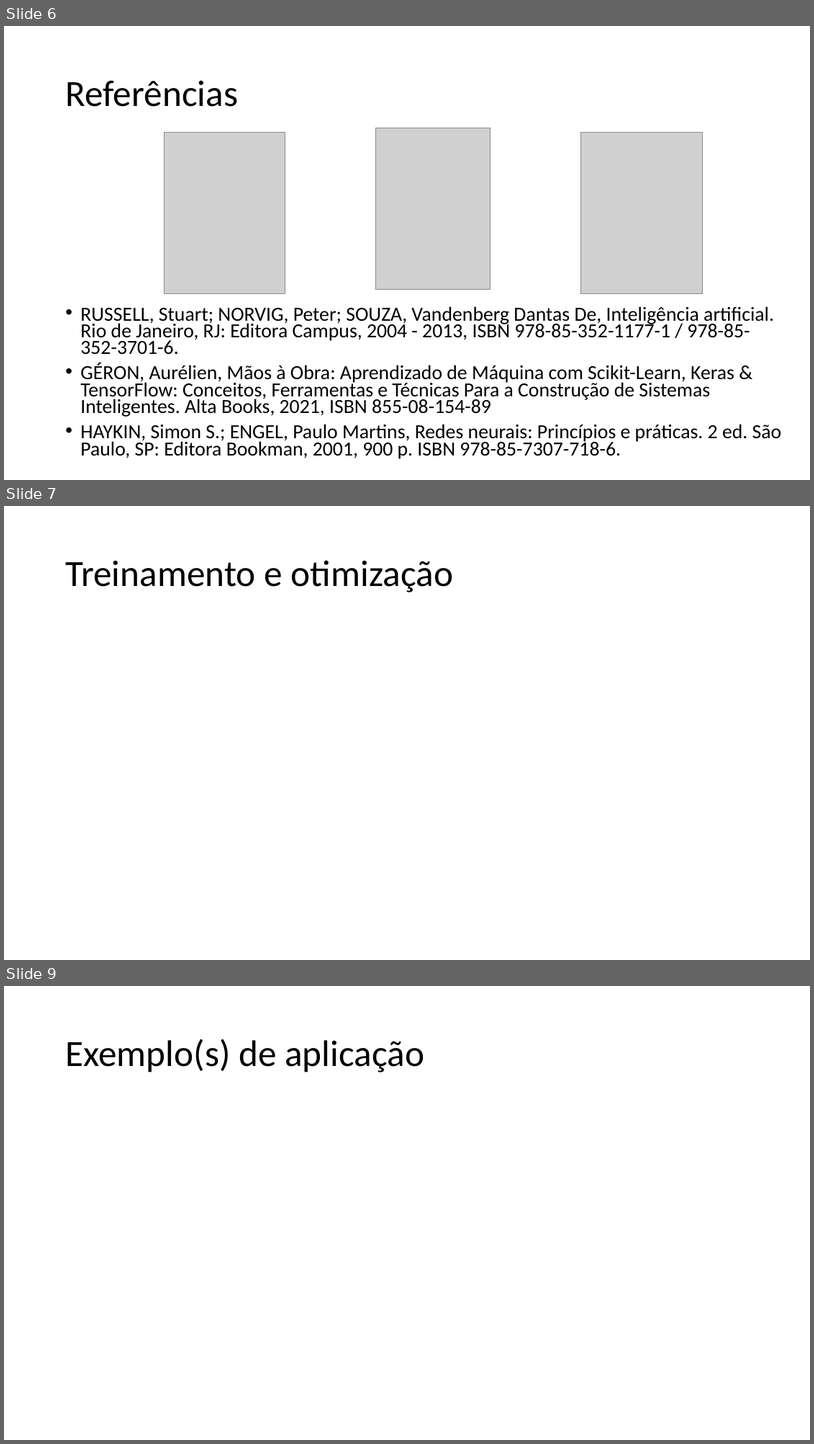
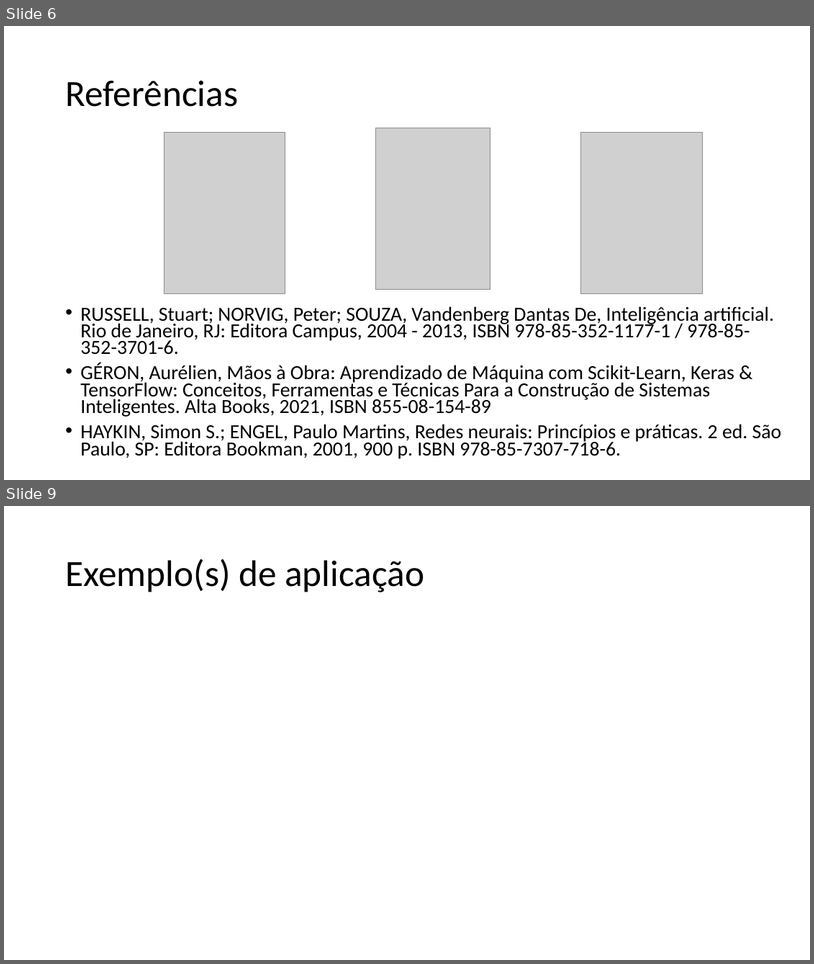
Before and after one commit to zz4fap/c24_inteligencia_artificial, a slide deck: slides/C24_Introdução.pptx. Shown one above the other, each under a label of ours: slides 6, 7 and 9 before the commit, slides 6 and 9 after it; the slides between them are not shown. The pictures are 814x1444 and 814x964 pixels, drawn with LibreOffice and Linux fonts; fonts in the diff are those of the drawing; grey boxes stand for pictures. Boxes give left, top, right and bottom in pixels: in the first picture for what was removed or moved away, otherwise in the second. Text is boxed around its words. In the diff, an @@ line names an element or a change of style, - is before the commit and + after.

```diff
--- a/slides/C24_Introdução.pptx
+++ b/slides/C24_Introdução.pptx
@@ slide 7 removed at (4,506,810,960), background #FFFFFF @@
@@ title removed at (65,560,453,592) @@
-Treinamento e otimização
```
Also in this commit, not shown: 1 slide changed, 1 slide added.
